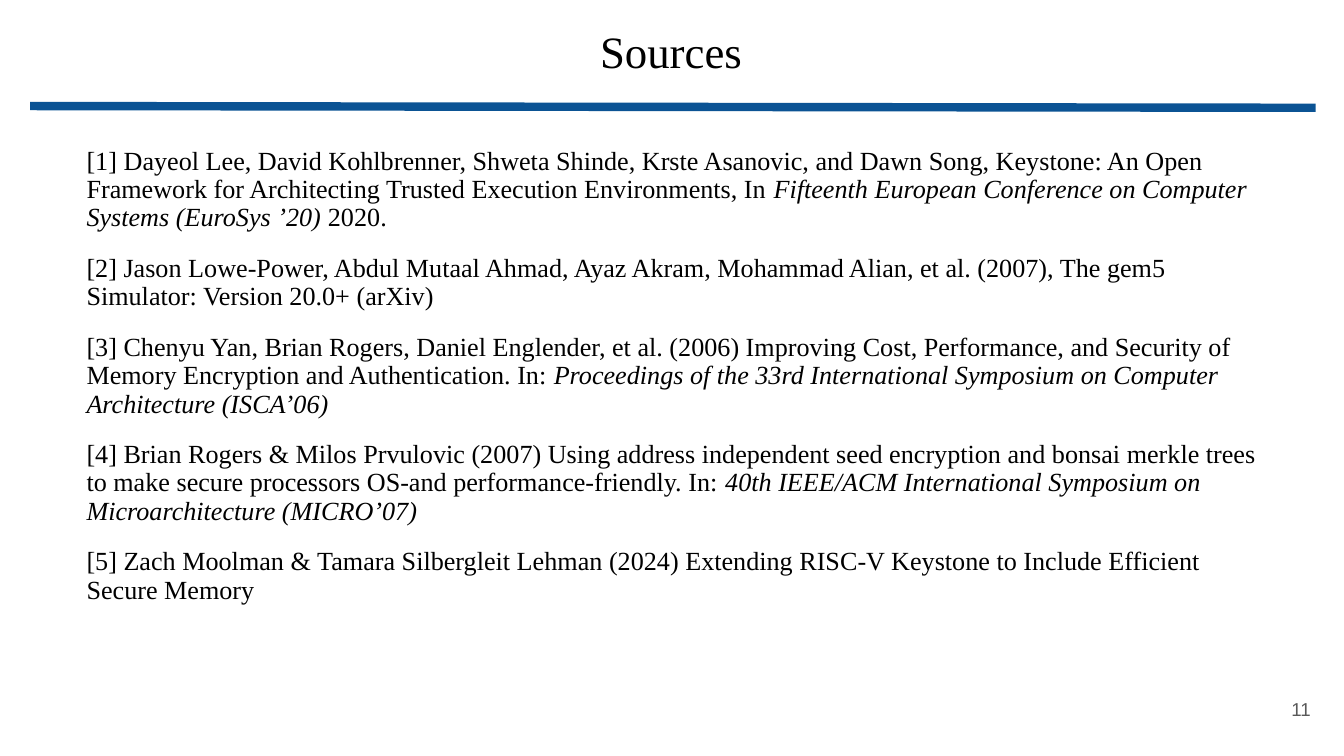
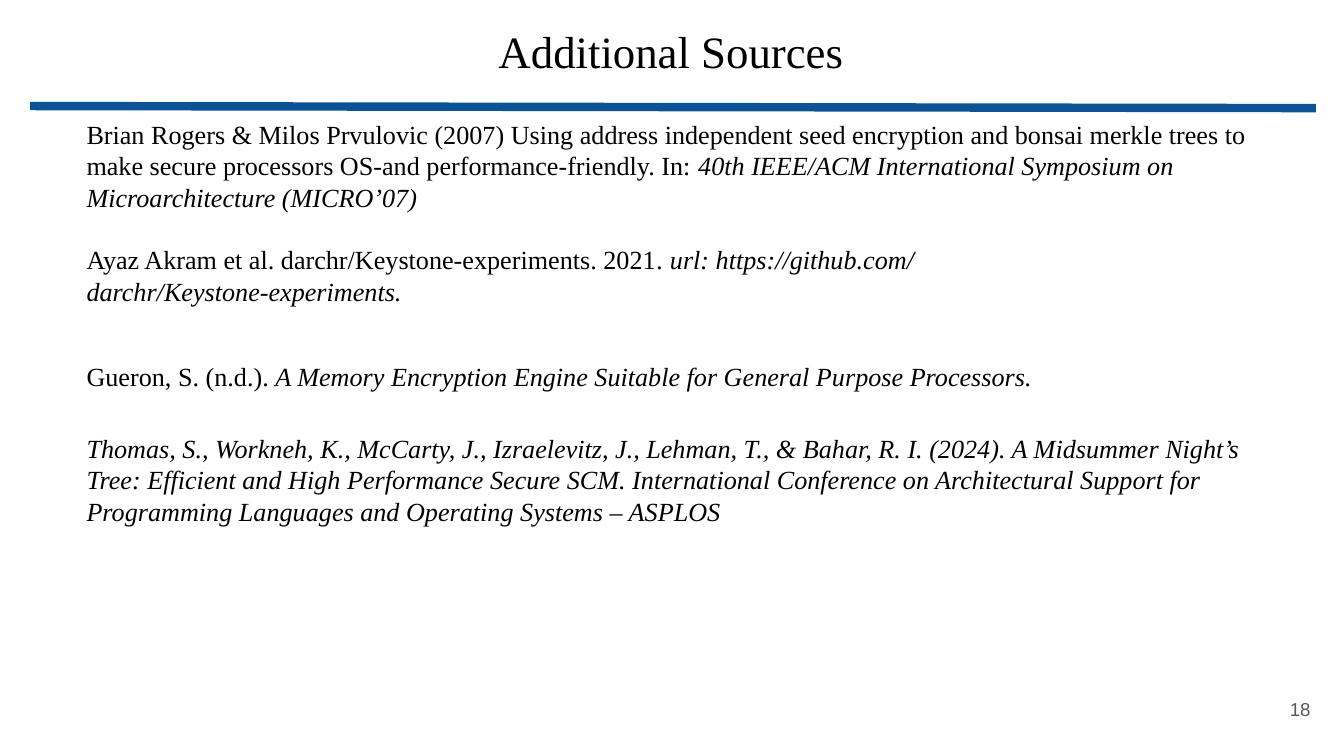
Before and after one commit to wbuz24/grad-research, a slide deck: slide 18 of presentations/IEEE_CIR.pptx (slide 11 before the commit). Drawn at 1344x756 pixels with LibreOffice and Linux fonts; fonts in the diff are those of the drawing. Boxes give left, top, right and bottom in pixels: in the first picture for what was removed or moved away, otherwise in the second. Text is boxed around its words. In the diff, an @@ line names an element or a change of style, - is before the commit and + after.

Commit message:
Presentation

```diff
--- a/presentations/IEEE_CIR.pptx
+++ b/presentations/IEEE_CIR.pptx
@@ title at [498,37,843,69]: text changed @@
-Sources
+Additional Sources
@@ text at [87,126,1245,527]: text changed; italic on @@
-[1] Dayeol Lee, David Kohlbrenner, Shweta Shinde, Krste Asanovic, and Dawn Song, Keystone: An Open Framework for Architecting Trusted Execution Environments, In Fifteenth European Conference on Computer Systems (EuroSys ’20) 2020.
-[2] Jason Lowe-Power, Abdul Mutaal Ahmad, Ayaz Akram, Mohammad Alian, et al. (2007), The gem5 Simulator: Version 20.0+ (arXiv)
-[3] Chenyu Yan, Brian Rogers, Daniel Englender, et al. (2006) Improving Cost, Performance, and Security of Memory Encryption and Authentication. In: Proceedings of the 33rd International Symposium on Computer Architecture (ISCA’06)
-[4] Brian Rogers & Milos Prvulovic (2007) Using address independent seed encryption and bonsai merkle trees to make secure processors OS-and performance-friendly. In: 40th IEEE/ACM International Symposium on Microarchitecture (MICRO’07)
-[5] Zach Moolman & Tamara Silbergleit Lehman (2024) Extending RISC-V Keystone to Include Efficient Secure Memory
+Brian Rogers & Milos Prvulovic (2007) Using address independent seed encryption and bonsai merkle trees to make secure processors OS-and performance-friendly. In: 40th IEEE/ACM International Symposium on Microarchitecture (MICRO’07)
+Ayaz Akram et al. darchr/Keystone-experiments. 2021. url: https://github.com/
+darchr/Keystone-experiments.
+Gueron, S. (n.d.). A Memory Encryption Engine Suitable for General Purpose Processors.
+Thomas, S., Workneh, K., McCarty, J., Izraelevitz, J., Lehman, T., & Bahar, R. I. (2024). A Midsummer Night’s Tree: Efficient and High Performance Secure SCM. International Conference on Architectural Support for Programming Languages and Operating Systems – ASPLOS
@@ page number at [1290,703,1311,716]: text changed @@
-11
+18
```
Also in this commit, not shown: 4 other slides changed, 11 slides added, 4 slides removed.
